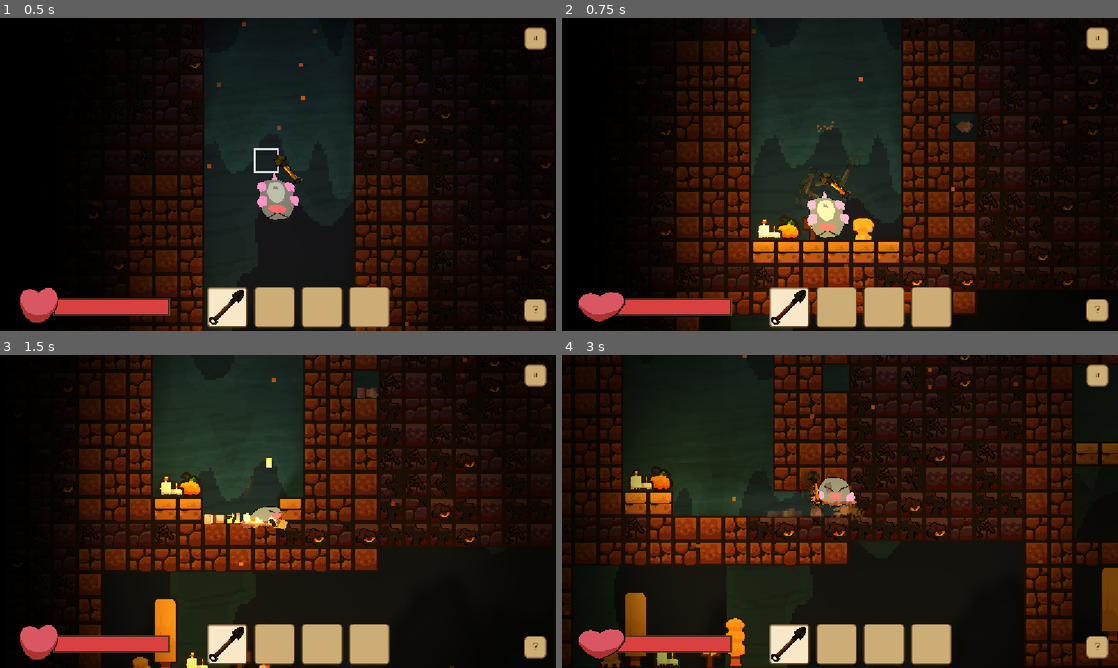
Above: before the commit, frames 1-4 (two rows, left to right).
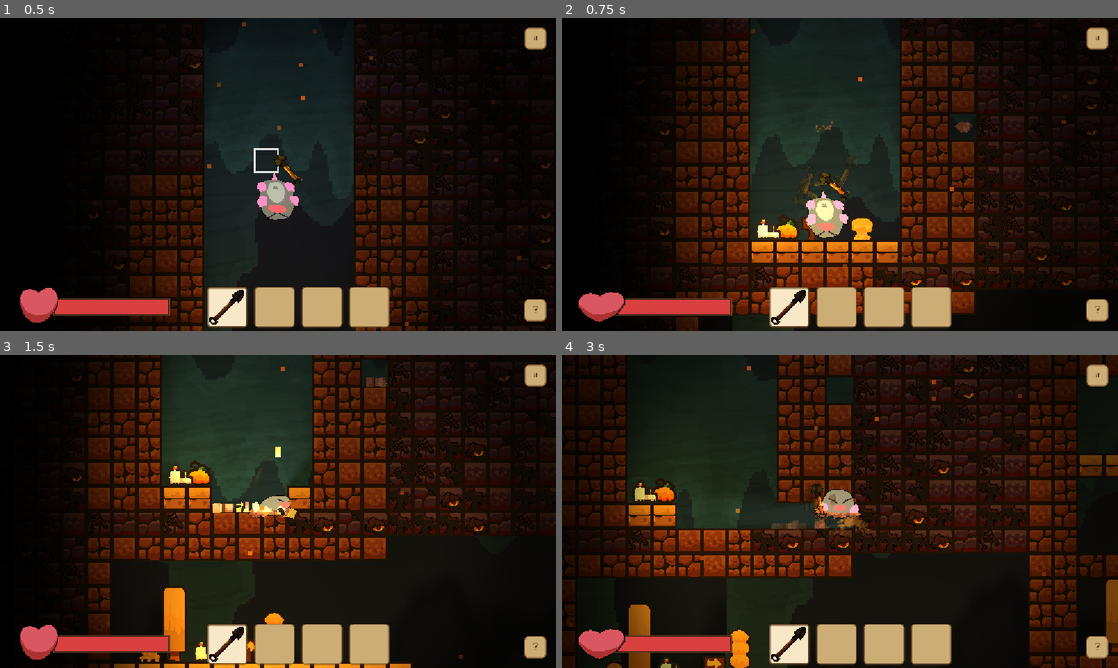
Above: after the commit, the same moments.

Repository: Geofoods/Holy-Moly
Game: Godot game, scene res://scenes/level_02.tscn
Two runs of this game, one before a commit and one after it. Both use one fixed random seed, a clock stepped at 60 frames per second and the inputs below. This scene is started directly instead of the project's main scene. The engine's default icon, where the game draws it, is replaced by a stand-in: a white triangle on a blue panel in a dark square. Sound files missing from this copy of the repository are replaced by a short silence.
Inputs (mouse positions are in pixels of both pictures, inside the frame that each line leads up to):
- Up to frame 1 (0.5 s): no input
- Up to frame 2 (0.75 s): tap Enter (ui_accept) at 0.5 s; move the mouse to (962, 158) at 0.52 s; hold Right (ui_right) from 0.53 s (still down); tap Shift (dig_dash) at 0.6 s; click (962, 158) at 0.67 s
- Up to frame 3 (1.5 s): tap Enter (ui_accept) at 0.77 s; move the mouse to (166, 527) at 1.27 s; release Right (ui_right) at 1.28 s; hold Down (ui_down) from 1.28 s (still down); tap Shift (dig_dash) at 1.35 s
- Up to frame 4 (3 s): tap Enter (ui_accept) at 1.52 s; move the mouse to (895, 442) at 2.02 s; release Down (ui_down) at 2.03 s; hold Right (ui_right) 2.03-2.78 s; click (895, 442) at 2.1 s; tap Shift (dig_dash) at 2.3 s; move the mouse to (812, 574) at 2.77 s; hold Up (ui_up) from 2.78 s (still down); tap E (interact) at 2.85 s; click (812, 574) at 2.92 s

Frame 1 is identical in both runs. In frame 2, 5.5% of the frame differs, in the area x 14-100%, y 0-100%; in frame 3, 24%; in frame 4, 28%, in the area x 0-100%, y 0-100%.

Commit message:
npc changes

Diff:
--- a/scenes/level_02.tscn
+++ b/scenes/level_02.tscn
@@ -75,9 +75,6 @@
 scale = Vector2(4, 4)
 zoom = Vector2(0.65, 0.65)
 position_smoothing_enabled = true
-
-[node name="Enemy" parent="." unique_id=1155690396 instance=ExtResource("2_enemy")]
-position = Vector2(2104, -206)
 
 [node name="CanvasLayer" type="CanvasLayer" parent="." unique_id=71896557]
 layer = 99
@@ -165,12 +162,6 @@
 [node name="Enemy5" parent="." unique_id=1597899762 instance=ExtResource("2_enemy")]
 position = Vector2(1321, 112)
 
-[node name="Enemy6" parent="." unique_id=1726246920 instance=ExtResource("2_enemy")]
-position = Vector2(1348, -209)
-
-[node name="Enemy7" parent="." unique_id=594941613 instance=ExtResource("2_enemy")]
-position = Vector2(1701, -209)
-
 [node name="nextlevel" type="Area2D" parent="." unique_id=829723827]
 script = ExtResource("13_ikbui")
 
--- a/scenes/tutorial.tscn
+++ b/scenes/tutorial.tscn
@@ -60,7 +60,7 @@
 scale = Vector2(0.5, 0.5)
 tile_set = ExtResource("4_0hilk")
 format = 2
-layer_0/tile_data = PackedInt32Array(65533, 0, 0, 65534, 0,  …(188789 unchanged characters)… , 0, -130962, 65536, 1, -65426, 65536, 0)
+layer_0/tile_data = PackedInt32Array(65533, 0, 0, 65534, 0,  …(188789 unchanged characters)… , 0, -130962, 65536, 1, -65426, 65536, 0, -65420, 0, 7, -196483, 786432, 9, -130947, 786432, 10, -65411, 786432, 11, -65407, 524288, 8)
 layer_1/name = "Decoration"
 
 [node name="CharacterBody2D2" parent="." unique_id=1257513469 instance=ExtResource("2_mole")]
@@ -121,7 +121,8 @@
 dialogue_text_2 = "Go close to chests and press E to open them!"
 dialogue_text_3 = "Left click and point to attack enemies!"
 dialogue_text_4 = "Press the number keys to change item slots in the inventory. Use the item by pressing left click!"
-dialogue_text_5 = "You are now prepared to fight! Jump down and do your best!"
+dialogue_text_5 = "Press shift while on the ground to tunnel and dash!"
+dialogue_text_6 = "Press shift in the air to do a groundpound!"
 npc_name = "Grub"
 
 [node name="greeting area" type="Area2D" parent="." unique_id=548195668]
@@ -155,8 +156,11 @@
 position = Vector2(3678, 79)
 
 [node name="CollisionShape2D" type="CollisionShape2D" parent="set area" unique_id=1358894752]
-position = Vector2(5401, -205)
-shape = SubResource("RectangleShape2D_g2equ")
+position = Vector2(5408, -301)
+shape = SubResource("RectangleShape2D_g2equ")
+
+[node name="candle" parent="set area" unique_id=815664404 instance=ExtResource("14_wr8iv")]
+position = Vector2(5907, -167)
 
 [node name="groundpound area" type="Area2D" parent="." unique_id=172977355]
 position = Vector2(2394, -10)
@@ -192,7 +196,7 @@
 mouse_filter = 2
 color = Color(0, 0, 0, 1)
 
-[node name="candle" parent="." unique_id=815664404 instance=ExtResource("14_wr8iv")]
+[node name="candle" parent="." unique_id=1128492063 instance=ExtResource("14_wr8iv")]
 position = Vector2(192, -130)
 
 [node name="candle2" parent="." unique_id=760822270 instance=ExtResource("14_wr8iv")]
@@ -228,7 +232,7 @@
 position = Vector2(4707, -317)
 rotation = 0.000104022154
 script = ExtResource("15_wr8iv")
-target_scene = "res://scenes/level1.tscn"
+target_scene = "res://scenes/level_02.tscn"
 
 [node name="CollisionShape2D" type="CollisionShape2D" parent="nextlevel" unique_id=419485726]
 position = Vector2(6890.067, 1228)
@@ -247,7 +251,7 @@
 position = Vector2(3310, -1564)
 
 [node name="chest4" parent="." unique_id=991442522 instance=ExtResource("chest_res")]
-position = Vector2(4041, -1591)
+position = Vector2(4040, -1591)
 
 [connection signal="pressed" from="CanvasLayer/InfoButton" to="InfoPopup" method="open"]
 [connection signal="body_entered" from="greeting area" to="NpcMole4" method="on_greeting_area_entered"]
@@ -255,5 +259,5 @@
 [connection signal="body_entered" from="attack area" to="NpcMole4" method="on_tertiary_area_entered"]
 [connection signal="body_entered" from="item area" to="NpcMole4" method="on_quaternary_area_entered"]
 [connection signal="body_entered" from="set area" to="NpcMole4" method="on_quinary_area_entered"]
-[connection signal="body_entered" from="groundpound area" to="NpcMole4" method="on_quinary_area_entered"]
+[connection signal="body_entered" from="groundpound area" to="NpcMole4" method="on_senary_area_entered"]
 [connection signal="body_entered" from="dig dash area" to="NpcMole4" method="on_quinary_area_entered"]
--- a/scripts/chest.gd
+++ b/scripts/chest.gd
@@ -86,6 +86,9 @@
 		return
 	is_breaking = true
 	remove_from_group("opened_chest")
+	var mole := get_tree().get_first_node_in_group("mole")
+	if mole and mole.has_method("screen_shake"):
+		mole.screen_shake(10.0, 0.2)
 	set_deferred("monitoring", false)
 	set_deferred("monitorable", false)
 	var chest_body := get_parent()
--- a/scripts/mole.gd
+++ b/scripts/mole.gd
@@ -1109,7 +1109,7 @@
 	var camera := _camera
 	if not camera:
 		return
-	var magnitude := intensity * maxf(3.0, intensity / 2.5)
+	var magnitude := intensity * maxf(0.75, intensity / 10.0)
 	var tween := create_tween()
 	var steps := 10
 	var step_time := duration / steps
@@ -1284,6 +1284,7 @@
 	is_ground_pounding = false
 	_dash_invulnerable = false
 	SFX.play("land", global_position)
+	TutorialEvents.ground_pound_done.emit()
 	var fall_px := global_position.y - _ground_pound_start_y
 	_ground_pound_power = clampf((fall_px - GROUND_POUND_MIN_FALL) / (GROUND_POUND_MAX_FALL - GROUND_POUND_MIN_FALL), 0.0, 1.0)
 	screen_shake(lerpf(12.0, 32.0, _ground_pound_power), 0.3)
@@ -1343,6 +1344,7 @@
 func start_dig_dash() -> void:
 	SFX.play("dig_dash", global_position)
 	screen_shake(18.0, 0.3)
+	TutorialEvents.dig_dash_started.emit()
 	is_digging = true
 	_dash_invulnerable = Shop.has_dash_ability()
 	if has_node("Weapon"):
--- a/scripts/npc_mole.gd
+++ b/scripts/npc_mole.gd
@@ -31,6 +31,7 @@
 @export_multiline var dialogue_text_3 := ""
 @export_multiline var dialogue_text_4 := ""
 @export_multiline var dialogue_text_5 := ""
+@export_multiline var dialogue_text_6 := ""
 @export var npc_name := "Mole"
 @export var portrait_texture: Texture2D = null
 @export var prompt_offset := Vector2(0, -90)
@@ -51,6 +52,7 @@
 var _third_triggered := false
 var _fourth_triggered := false
 var _fifth_triggered := false
+var _sixth_triggered := false
 var _active_area := 0
 var _jump_cooldown := 0.0
 var _knockback_velocity := Vector2.ZERO
@@ -103,6 +105,8 @@
 	events.chest_opened.connect(_on_task_event.bind(2))
 	events.enemy_attacked.connect(_on_task_event.bind(3))
 	events.item_used.connect(_on_task_event.bind(4))
+	events.dig_dash_started.connect(_on_task_event.bind(5))
+	events.ground_pound_done.connect(_on_task_event.bind(6))
 
 func _on_task_event(area: int) -> void:
 	if not _dialogue_open or _active_area != area:
@@ -361,6 +365,17 @@
 	_active_area = 5
 	_open_dialogue(dialogue_text_5)
 
+func on_senary_area_entered(body: Node) -> void:
+	if _sixth_triggered or _dialogue_open:
+		return
+	if not body.is_in_group("mole"):
+		return
+	if dialogue_text_6.is_empty():
+		return
+	_sixth_triggered = true
+	_active_area = 6
+	_open_dialogue(dialogue_text_6)
+
 func _face_player() -> void:
 	_face_target(_player)
 
@@ -382,6 +397,8 @@
 			return dialogue_text_4 if not dialogue_text_4.is_empty() else dialogue_text
 		5:
 			return dialogue_text_5 if not dialogue_text_5.is_empty() else dialogue_text
+		6:
+			return dialogue_text_6 if not dialogue_text_6.is_empty() else dialogue_text
 	return dialogue_text
 
 func _open_dialogue(text: String = "") -> void:
--- a/scripts/sword.gd
+++ b/scripts/sword.gd
@@ -222,6 +222,9 @@
 	var arc: float = w.swing_arc if w else SWING_ARC
 	var dur: float = w.swing_duration if w else SWING_DURATION
 	SFX.play("swing", global_position)
+	var mole := get_parent()
+	if mole and mole.has_method("screen_shake"):
+		mole.screen_shake(6.0, 0.1)
 	is_swinging = true
 	hitbox.monitoring = true
 	hit_enemies = []
--- a/scripts/tutorial_events.gd
+++ b/scripts/tutorial_events.gd
@@ -7,3 +7,5 @@
 signal chest_opened
 signal enemy_attacked
 signal item_used
+signal dig_dash_started
+signal ground_pound_done
